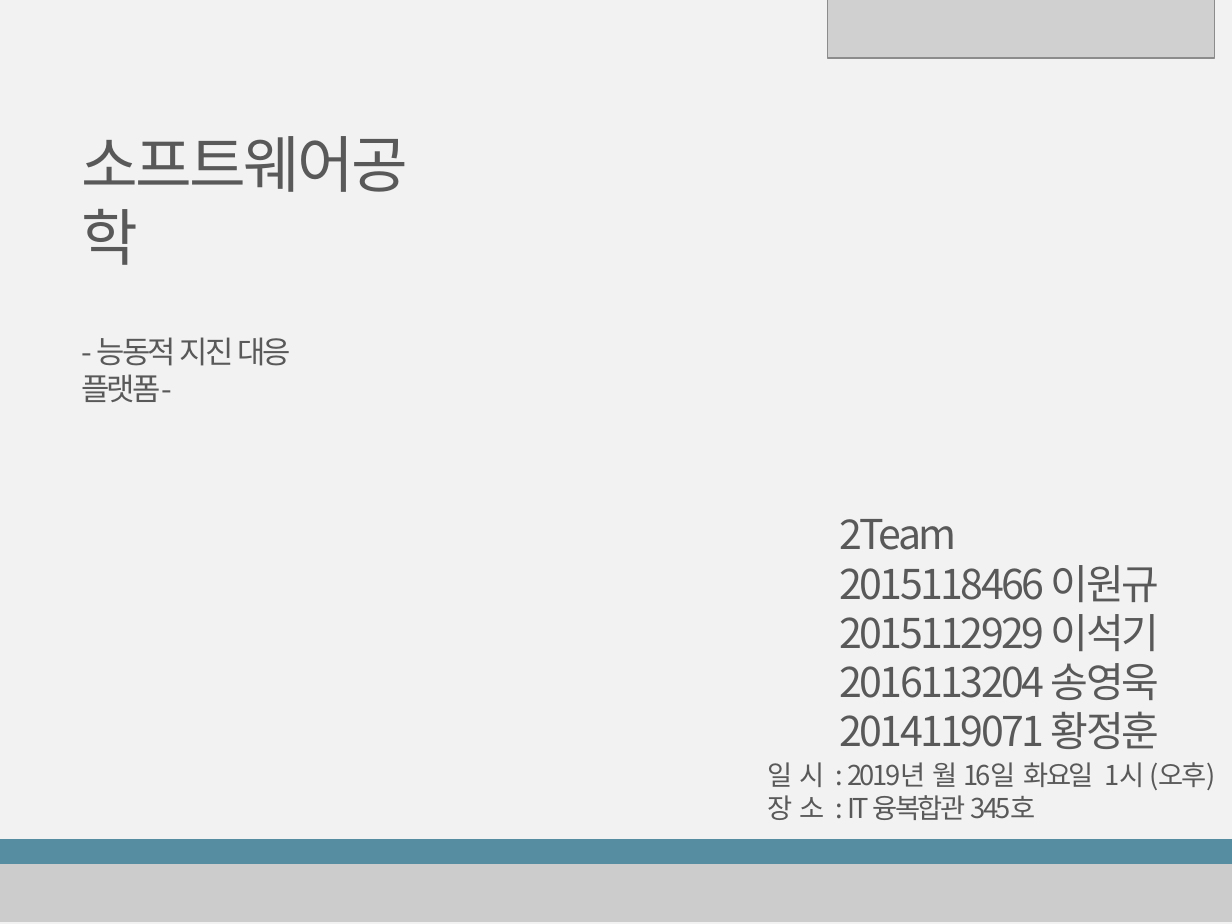
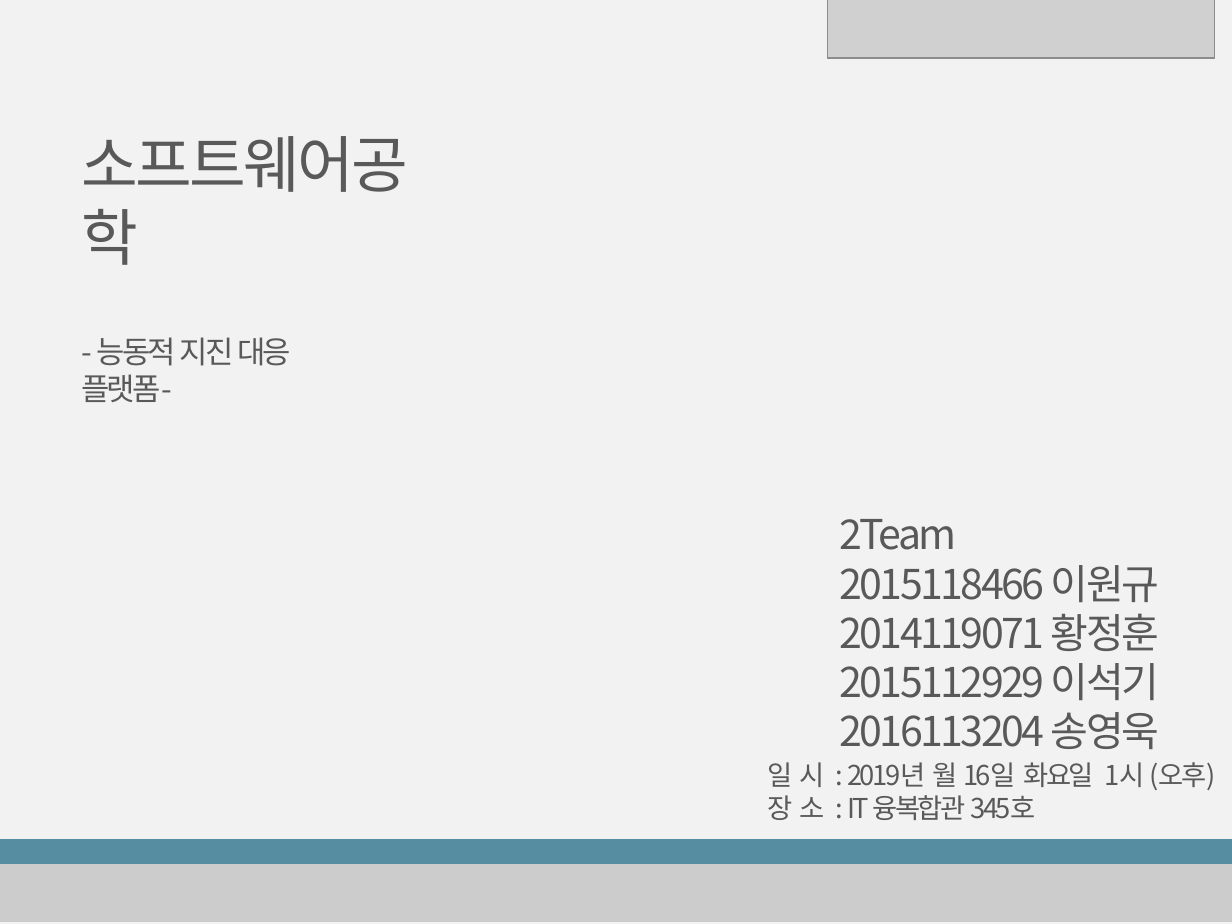
Before and after one commit to WongyuLee/KNU_SoftwareEngineering_2Team, a slide deck: slide 1 of SoftwareEngineering_2Team.pptx. Drawn at 1232x924 pixels with LibreOffice and Linux fonts; fonts in the diff are those of the drawing; grey boxes stand for pictures. Boxes give left, top, right and bottom in pixels: in the first picture for what was removed or moved away, otherwise in the second. Text is boxed around its words. In the diff, an @@ line names an element or a change of style, - is before the commit and + after.

```diff
--- a/SoftwareEngineering_2Team.pptx
+++ b/SoftwareEngineering_2Team.pptx
@@ text at (x1=839, y1=613, x2=1159, y2=651): paragraph added @@
+2014119071 황정훈
@@ text at (x1=839, y1=711, x2=1159, y2=749): paragraph removed @@
-2014119071 황정훈
```
Also in this commit, not shown: 6 other slides changed, 3 slides added, 1 slide removed.
